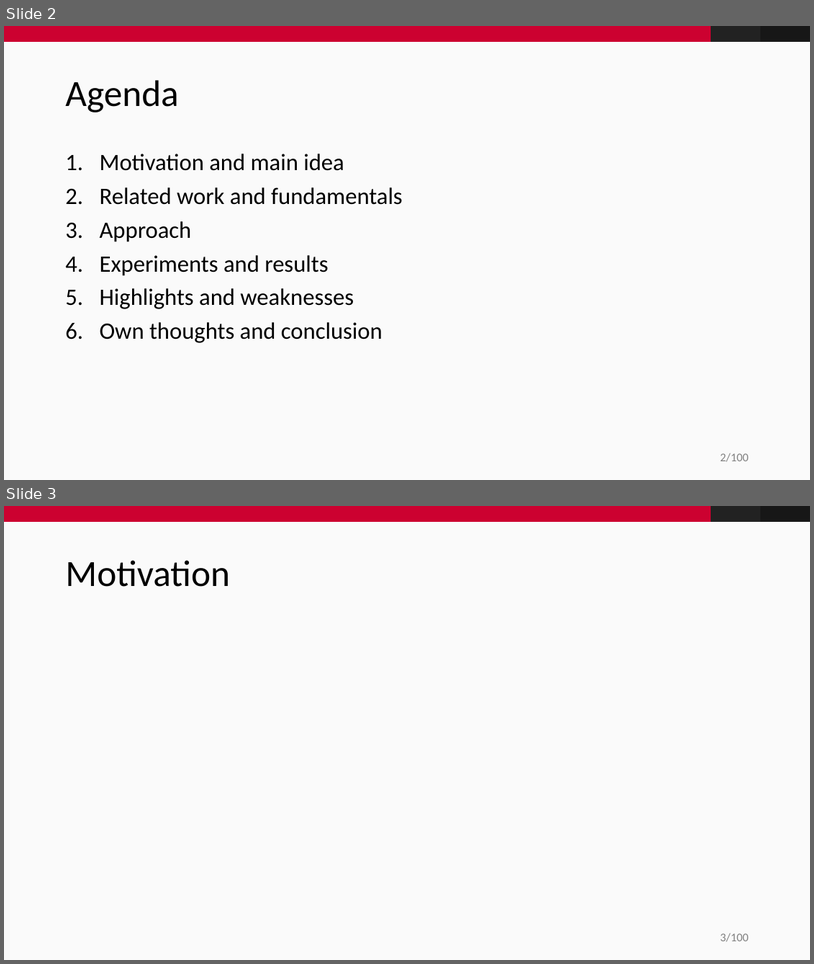
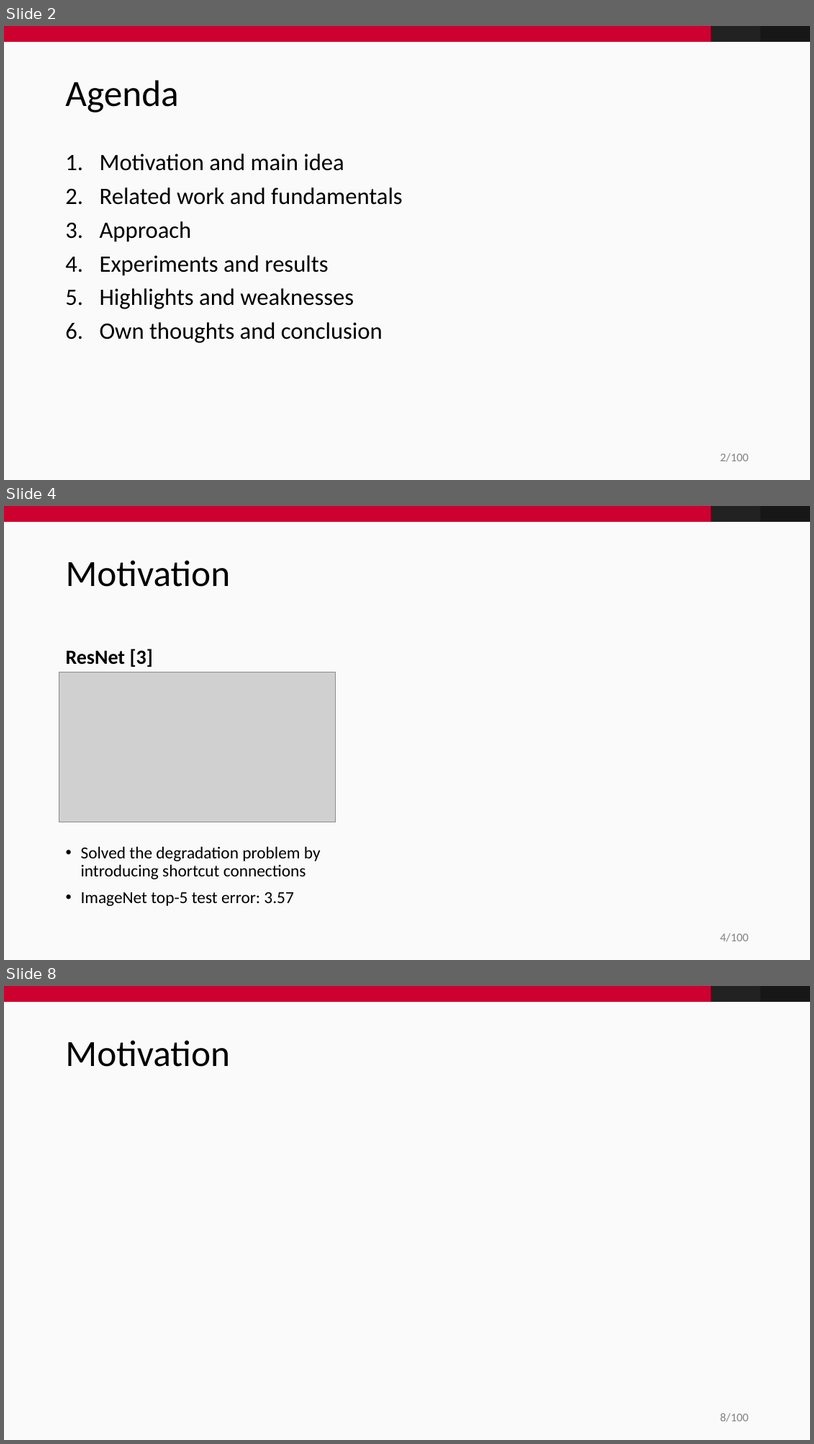
Before and after one commit to fidsusj/CVDL-Seminar, a slide deck: presentation/presentation.pptx. Shown one above the other, each under a label of ours: slides 2 and 3 before the commit, slides 2, 4 and 8 after it; the slides between them are not shown. The pictures are 814x964 and 814x1444 pixels, drawn with LibreOffice and Linux fonts; fonts in the diff are those of the drawing; grey boxes stand for pictures; background and template pictures are left out. Boxes give left, top, right and bottom in pixels: in the first picture for what was removed or moved away, otherwise in the second. Text is boxed around its words. In the diff, an @@ line names an element or a change of style, - is before the commit and + after.

Commit message:
Presentation: started motivation

```diff
--- a/presentation/presentation.pptx
+++ b/presentation/presentation.pptx
@@ slide 4 added at (4, 506, 810, 960), background #FAFAFA; not listed: 4 template elements that a slide beside it also shows @@
@@ title added at (66, 560, 231, 587), 44 pt, text #000000 @@
+Motivation
@@ text added at (66, 649, 153, 667), 24 pt, text #000000, bold @@
+ResNet [3]
@@ picture added at (59, 672, 335, 822) @@
@@ text added at (81, 846, 321, 906), 20 pt, text #000000 @@
+• Solved the degradation problem by introducing shortcut connections
+• ImageNet top-5 test error: 3.57
@@ what was slide 3 is now slide 8 @@
@@ page number at (720, 1413, 748, 1422): text changed @@
-3/100
+8/100
```
Also in this commit, not shown: 5 other slides added, 1 slide removed.
